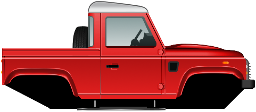
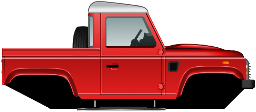
Before/after of a 256 x 112 layered artwork. What changed in the layer stack:
painted on "Body" over (100, 56, 166, 99)
